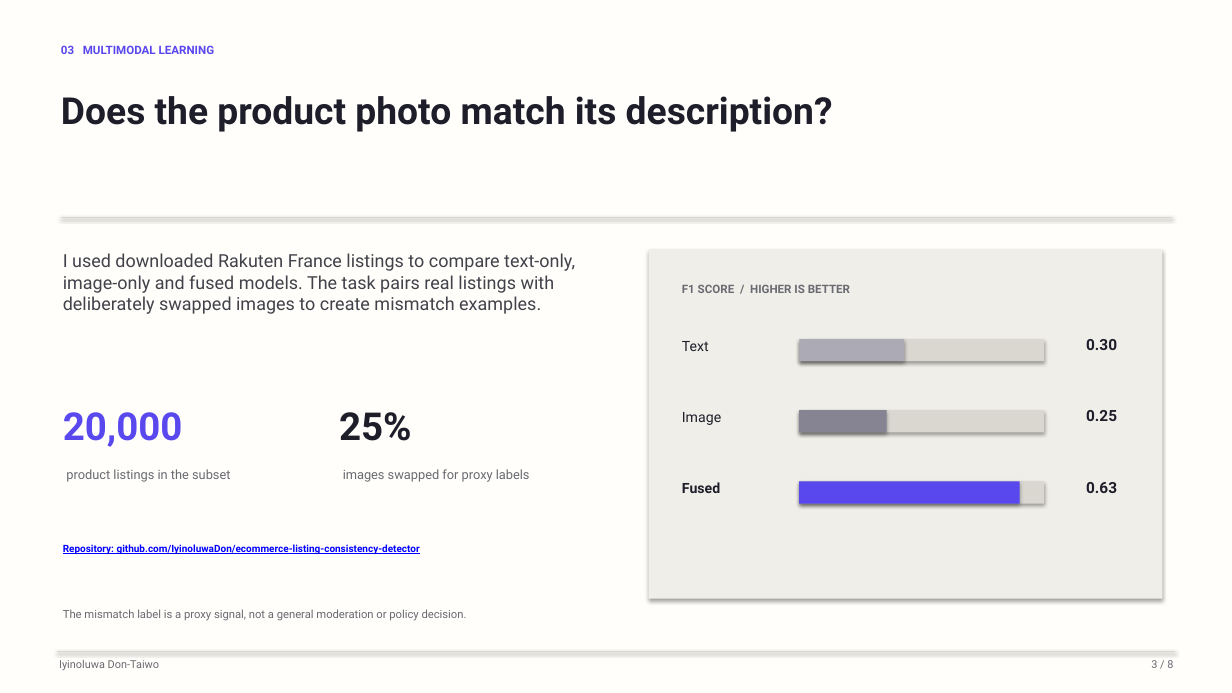
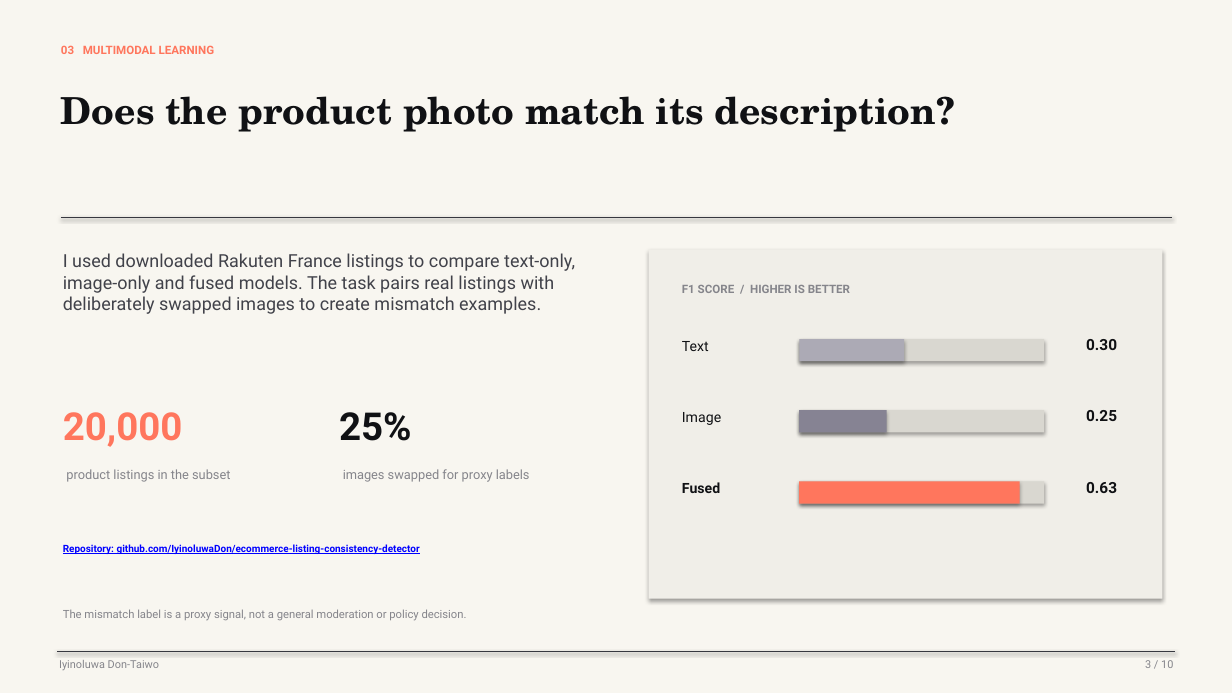
Before and after one commit to IyinoluwaDon/Portfolio, a slide deck: slide 3 of public/decks/iyinoluwa-don-taiwo-projects.pptx. Drawn at 1232x693 pixels with LibreOffice and Linux fonts; fonts in the diff are those of the drawing. Boxes give left, top, right and bottom in pixels: in the first picture for what was removed or moved away, otherwise in the second. Text is boxed around its words. In the diff, an @@ line names an element or a change of style, - is before the commit and + after.

```diff
--- a/public/decks/iyinoluwa-don-taiwo-projects.pptx
+++ b/public/decks/iyinoluwa-don-taiwo-projects.pptx
@@ background #FFFEFA to #F8F6F0 @@
@@ text "03 MULTIMODAL LEARNING" at [61, 45, 215, 54]: text colour #5A48EF to #FF765D @@
@@ text "Does the product photo match ..." at [61, 96, 955, 132]: font Roboto to TeX Gyre Schola, text colour #1D1E2A to #101114 @@
@@ line (61, 217) - (1172, 217): stroke #D9D7CF 0.8 pt to #37383F 0.8 pt @@
@@ text "20,000" at [63, 412, 183, 447]: text colour #5A48EF to #FF765D @@
@@ text colour #1D1E2A to #101114 in 7 elements at [339, 412, 412, 441], [682, 341, 709, 351], [1086, 339, 1117, 350], [682, 412, 721, 425], [1086, 410, 1117, 421], [682, 482, 720, 493], [1086, 482, 1117, 493] @@
@@ rectangle at [799, 482, 1019, 504]: fill #5A48EF to #FF765D @@
@@ line (57, 652) - (1176, 652): stroke #D9D7CF 0.65 pt to #37383F 0.65 pt @@
@@ text colour #696A72 to #85858B in 5 elements at [66, 469, 230, 482], [343, 469, 530, 482], [682, 285, 850, 293], [63, 609, 467, 621], [59, 660, 159, 670] @@
@@ text at [1145, 660, 1173, 668]: text changed; text colour #696A72 to #85858B @@
-3 / 8
+3 / 10
```
Also in this commit, not shown: 7 other slides changed, 2 slides added, 21 other files.
